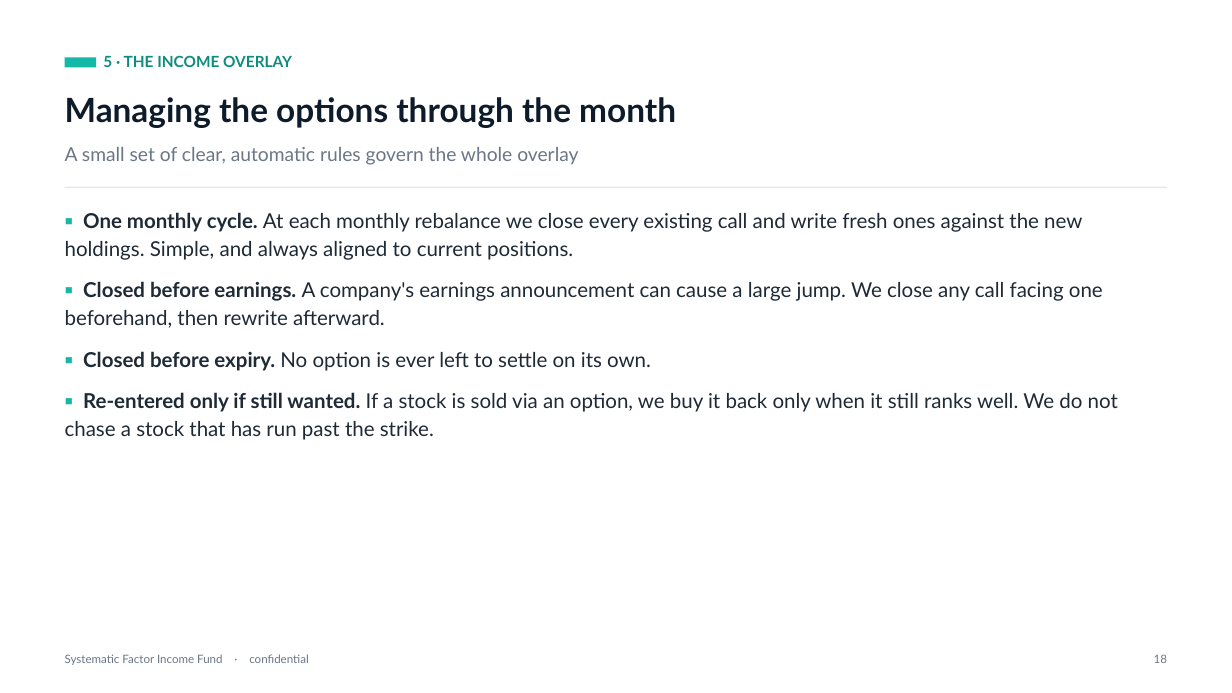
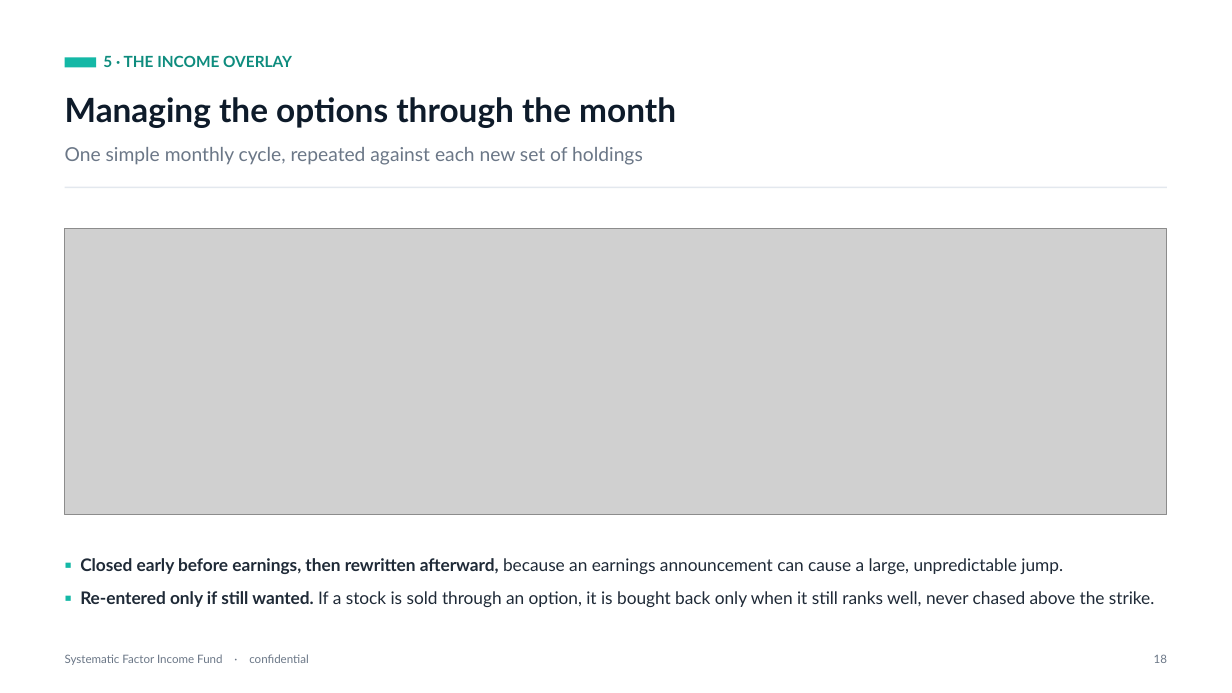
Before and after one commit to diegogomezpy/Portfolio_Algo_Trader, a slide deck: slide 24 of presentation/Systematic-Factor-Income-Fund.pptx. Drawn at 1232x693 pixels with LibreOffice and Linux fonts; fonts in the diff are those of the drawing; grey boxes stand for pictures. Boxes give left, top, right and bottom in pixels: in the first picture for what was removed or moved away, otherwise in the second. Text is boxed around its words. In the diff, an @@ line names an element or a change of style, - is before the commit and + after.

```diff
--- a/presentation/Systematic-Factor-Income-Fund.pptx
+++ b/presentation/Systematic-Factor-Income-Fund.pptx
@@ text at (65, 147, 643, 165): text changed @@
-A small set of clear, automatic rules govern the whole overlay
+One simple monthly cycle, repeated against each new set of holdings
@@ text removed at (65, 212, 1118, 440) @@
-▪ One monthly cycle. At each monthly rebalance we close every existing call and write fresh ones against the new holdings. Simple, and always aligned to current positions.
-▪ Closed before earnings. A company's earnings announcement can cause a large jump. We close any call facing one beforehand, then rewrite afterward.
-▪ Closed before expiry. No option is ever left to settle on its own.
-▪ Re-entered only if still wanted. If a stock is sold via an option, we buy it back only when it still ranks well. We do not chase a stock that has run past the strike.
@@ picture added at (65, 228, 1167, 515) @@
@@ text added at (80, 558, 1154, 607), 13.5 pt, text #1F2A37 @@
+▪ Closed early before earnings, then rewritten afterward, because an earnings announcement can cause a large, unpredictable jump.
+▪ Re-entered only if still wanted. If a stock is sold through an option, it is bought back only when it still ranks well, never chased above the strike.
```
Also in this commit, not shown: 16 other slides changed, 1 slide added, 1 other file.
